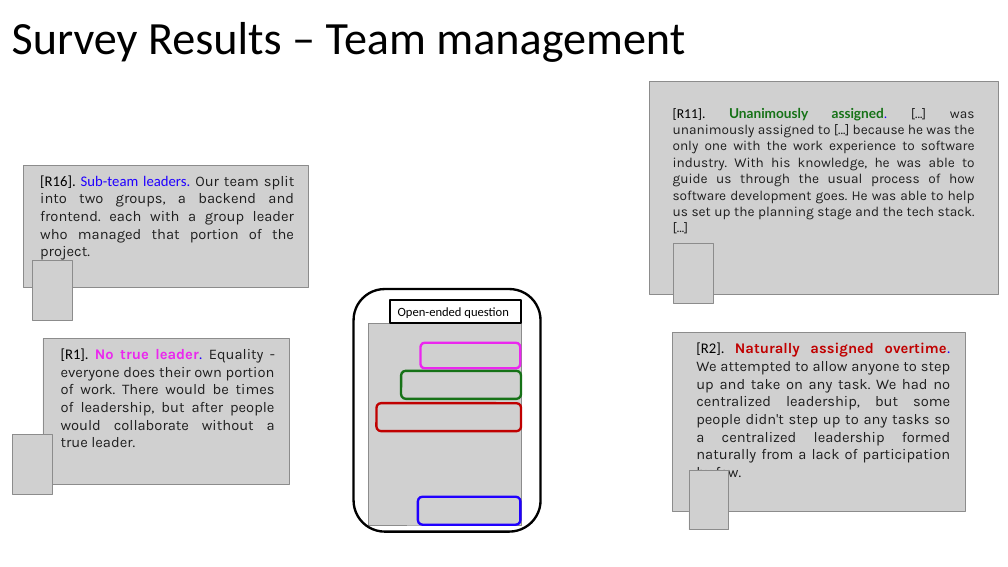
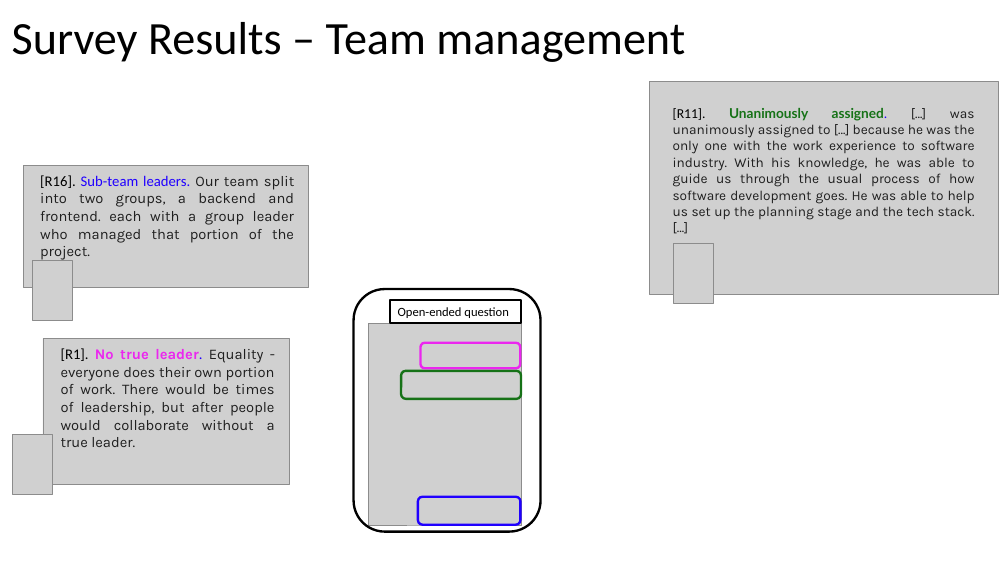
Before and after one commit to johnxu21/johnxu21.github.io, a slide deck: slide 14 of teaching/CS472/Timetable/Survey_Presentation.pptx. Drawn at 1008x567 pixels with LibreOffice and Linux fonts; fonts in the diff are those of the drawing; grey boxes stand for pictures. Boxes give left, top, right and bottom in pixels: in the first picture for what was removed or moved away, otherwise in the second. Text is boxed around its words. In the diff, an @@ line names an element or a change of style, - is before the commit and + after.

```diff
--- a/teaching/CS472/Timetable/Survey_Presentation.pptx
+++ b/teaching/CS472/Timetable/Survey_Presentation.pptx
@@ picture removed at [672, 333, 965, 512] @@
@@ text removed at [696, 342, 951, 481] @@
-[R2]. Naturally assigned overtime. We attempted to allow anyone to step up and take on any task. We had no centralized leadership, but some people didn't step up to any tasks so a centralized leadership formed naturally from a lack of participation by few.
@@ rounded rectangle removed at [377, 403, 521, 431] @@
@@ picture removed at [689, 470, 729, 530] @@
```
Also in this commit, not shown: 1 other slide changed.
